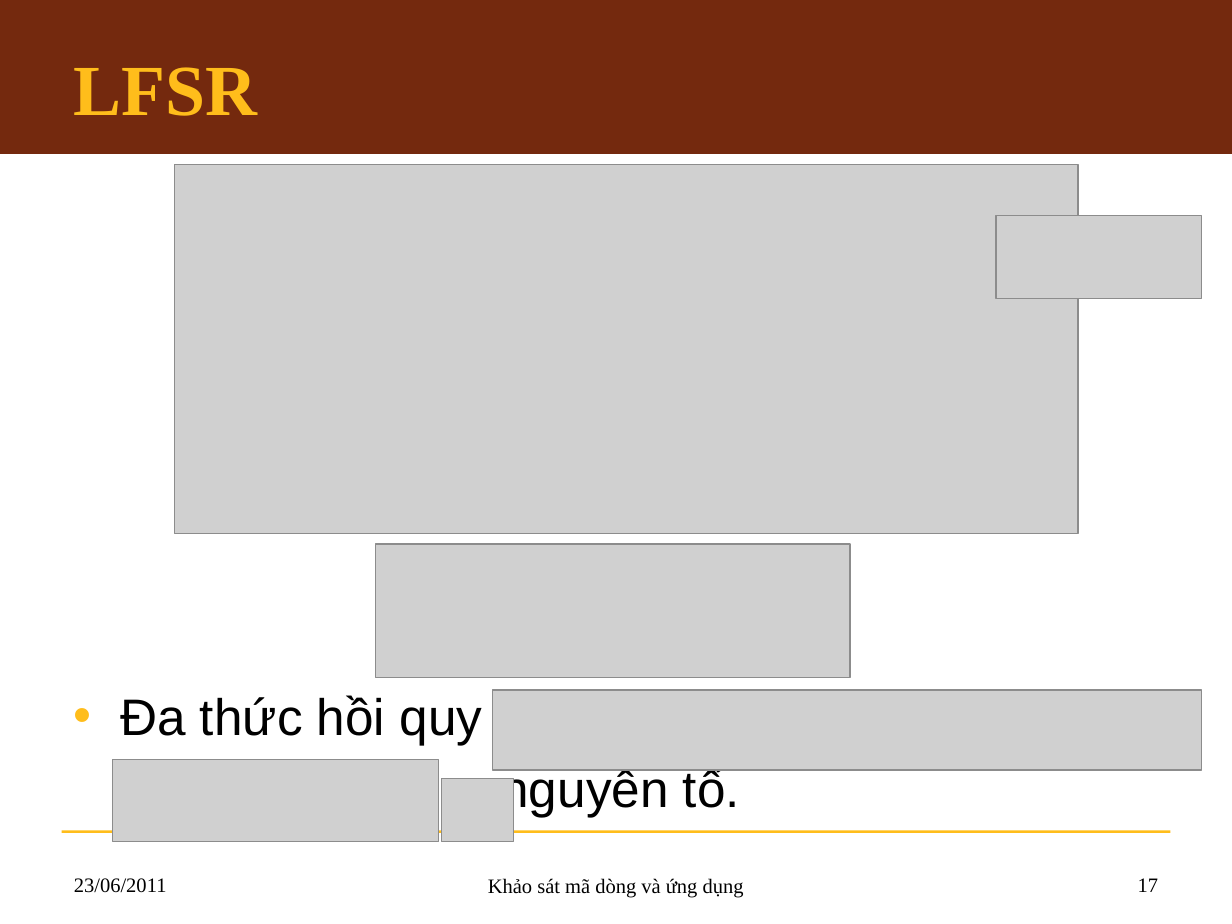
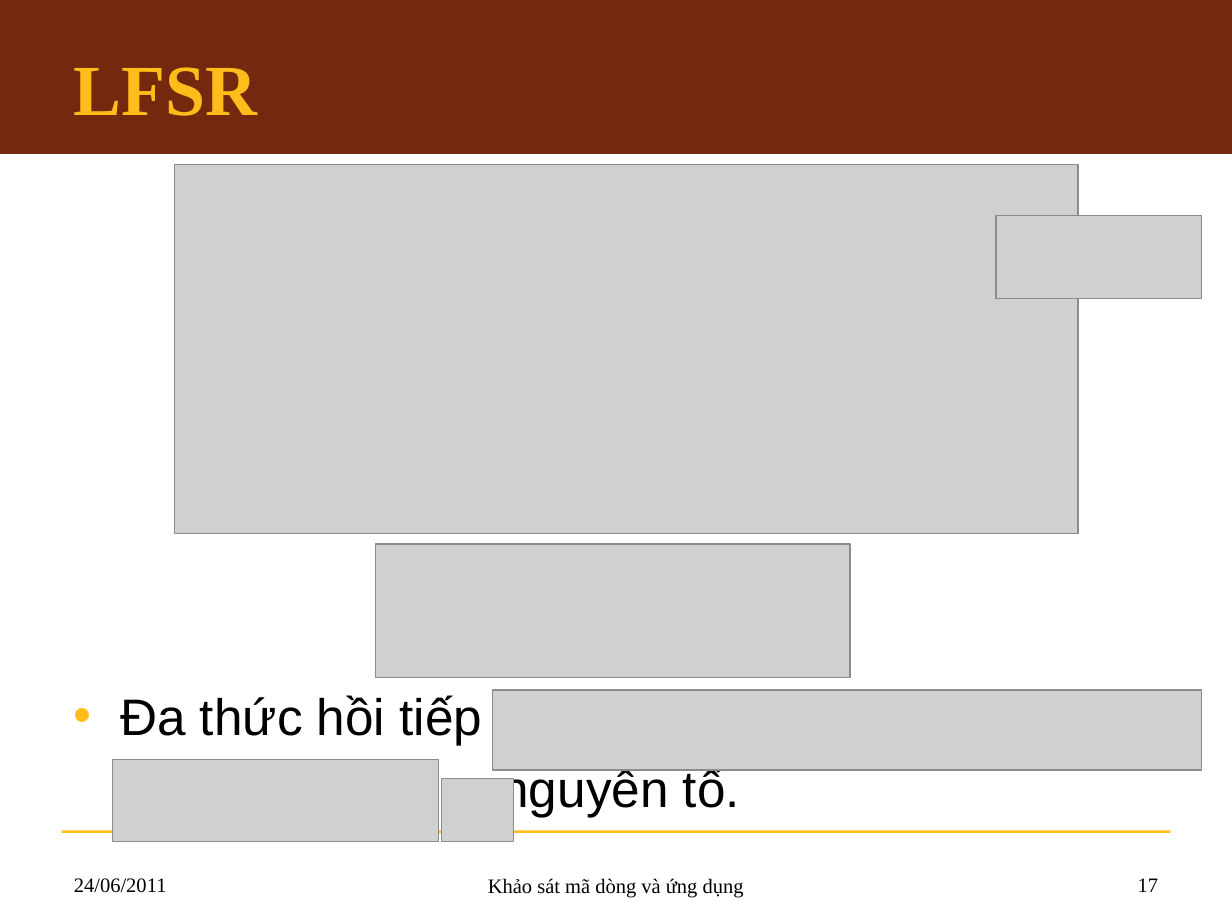
Before and after one commit to hemprasad/lvmm-sc, a slide deck: slide 17 of 7.Slide/KLTN_Slide.pptx. Drawn at 1232x924 pixels with LibreOffice and Linux fonts; fonts in the diff are those of the drawing; grey boxes stand for pictures; background and template pictures are left out. Boxes give left, top, right and bottom in pixels: in the first picture for what was removed or moved away, otherwise in the second. Text is boxed around its words. In the diff, an @@ line names an element or a change of style, - is before the commit and + after.

```diff
--- a/7.Slide/KLTN_Slide.pptx
+++ b/7.Slide/KLTN_Slide.pptx
@@ text at box(120, 695, 483, 745): text changed @@
-• Đa thức hồi quy
+• Đa thức hồi tiếp
@@ text at box(74, 878, 167, 893): text changed @@
-23/06/2011
+24/06/2011
```
Also in this commit, not shown: 70 other slides changed, 1 other file.
